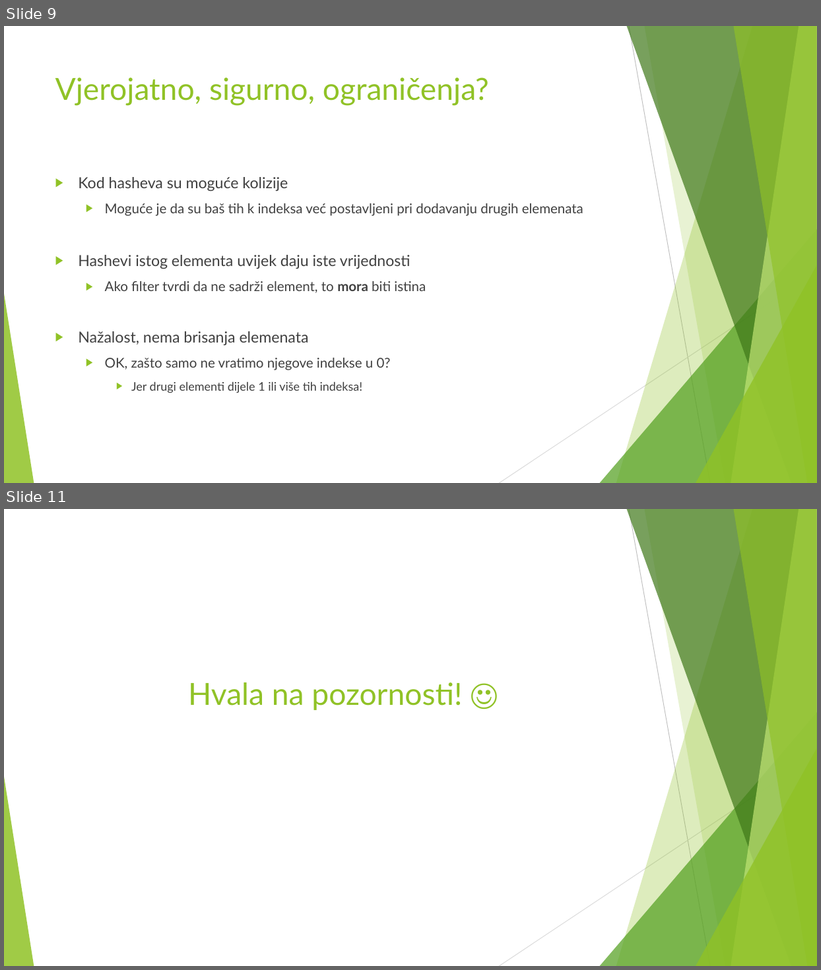
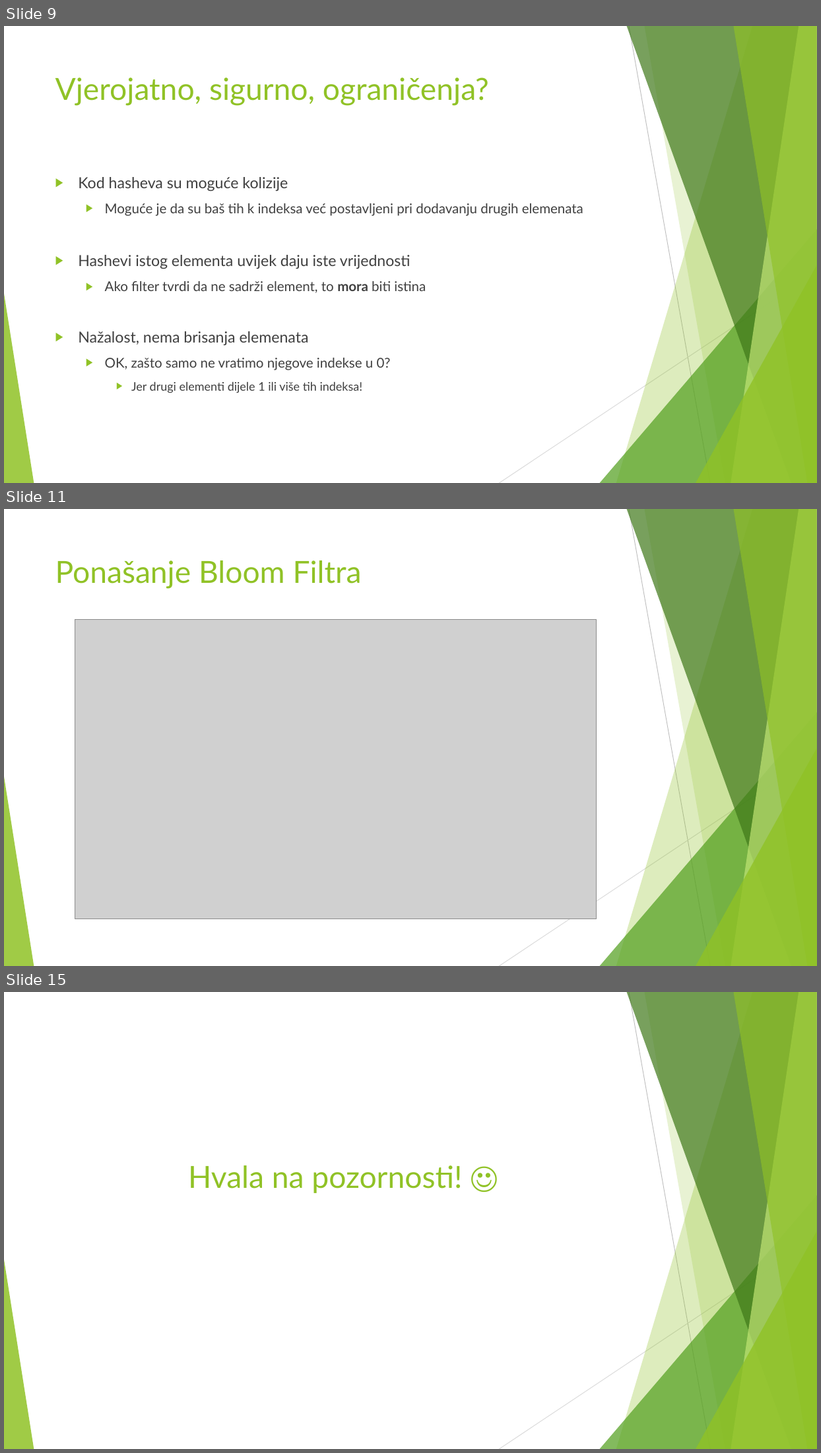
Before and after one commit to FerBioinformaticsBloomFilterTeam/PracticeRepository, a slide deck: Bloom filter.pptx. Shown one above the other, each under a label of ours: slides 9 and 11 before the commit, slides 9, 11 and 15 after it; the slides between them are not shown. The pictures are 821x970 and 821x1453 pixels, drawn with LibreOffice and Linux fonts; fonts in the diff are those of the drawing; grey boxes stand for pictures. Boxes give left, top, right and bottom in pixels: in the first picture for what was removed or moved away, otherwise in the second. Text is boxed around its words. In the diff, an @@ line names an element or a change of style, - is before the commit and + after.

```diff
--- a/Bloom filter.pptx
+++ b/Bloom filter.pptx
@@ slide 11 added at [4, 509, 817, 966], background #FFFFFF; not listed: 10 template elements that a slide beside it also shows @@
@@ title added at [55, 560, 362, 589], 36 pt, text #90C226 @@
+Ponašanje Bloom Filtra
@@ picture added at [75, 620, 597, 920] @@
@@ what was slide 11 is now slide 15 @@
```
Also in this commit, not shown: 1 slide changed, 3 other slides added, 1 other file.
